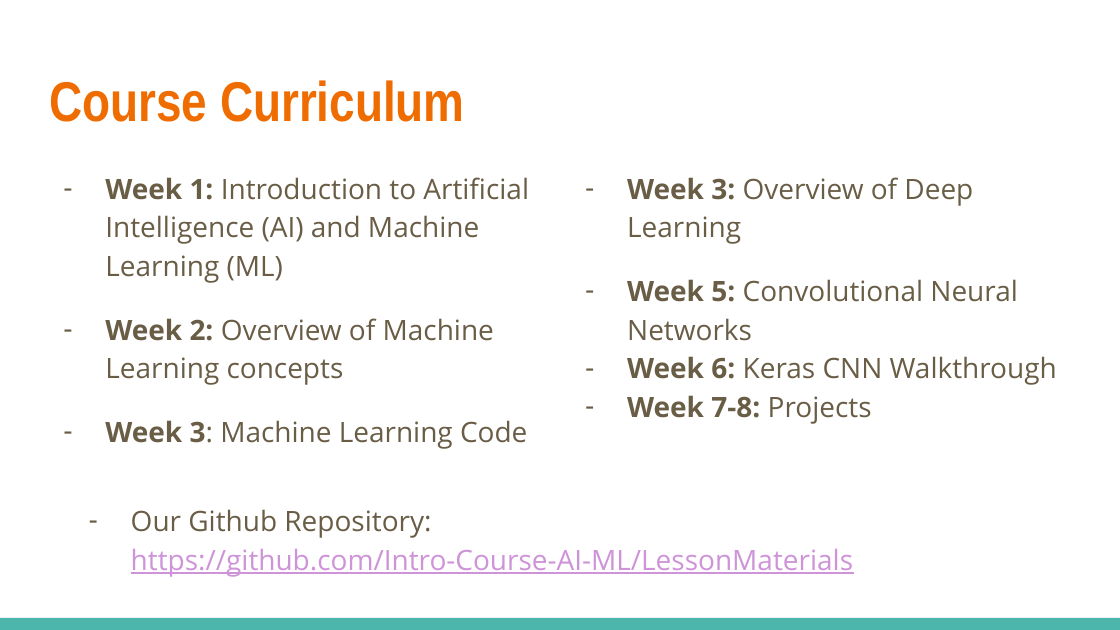
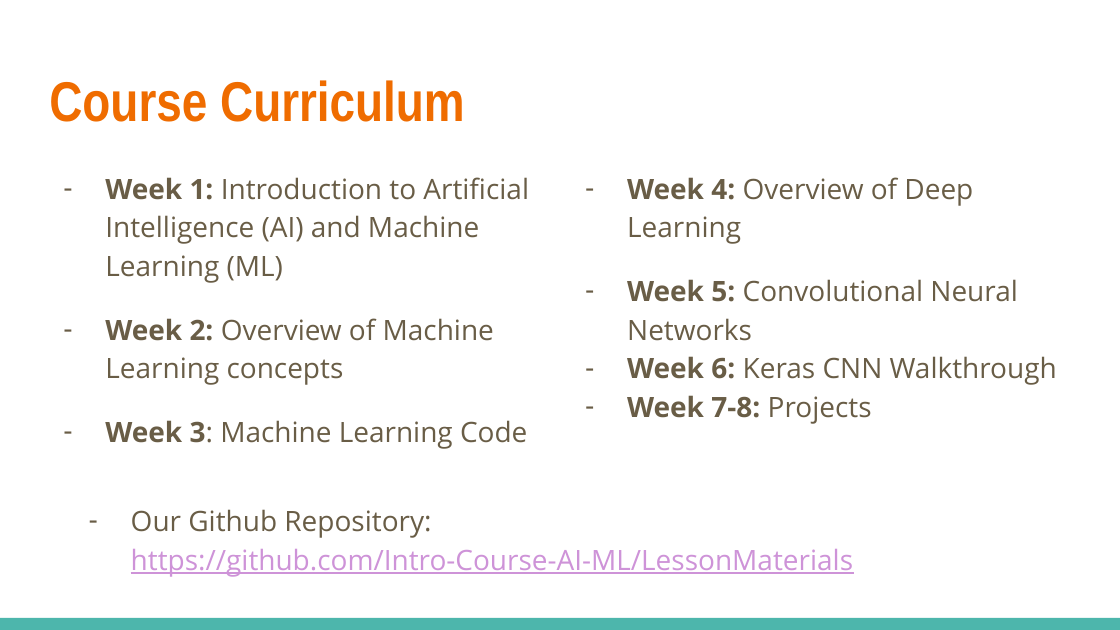
Before and after one commit to Intro-Course-AI-ML/LessonMaterials, a slide deck: slide 2 of 1_AI Course Presentation.pptx. Drawn at 1120x630 pixels with LibreOffice and Linux fonts; fonts in the diff are those of the drawing. Boxes give left, top, right and bottom in pixels: in the first picture for what was removed or moved away, otherwise in the second. Text is boxed around its words. In the diff, an @@ line names an element or a change of style, - is before the commit and + after.

```diff
--- a/1_AI Course Presentation.pptx
+++ b/1_AI Course Presentation.pptx
@@ text at box(627, 177, 973, 244): text changed @@
-– Week 3: Overview of Deep Learning
+– Week 4: Overview of Deep Learning
```
Also in this commit, not shown: 1 other file.
